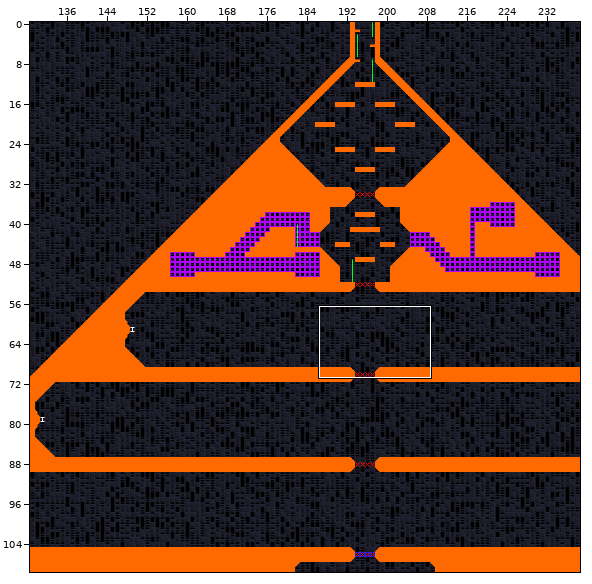
Two versions of a level (Tiled map, Assets/tiled/TiledPrefab_9_doom_temple_2,-1.tmx). The first picture is a wide view before the edit; the outline marks the close-up.
Close-up. The starting point:
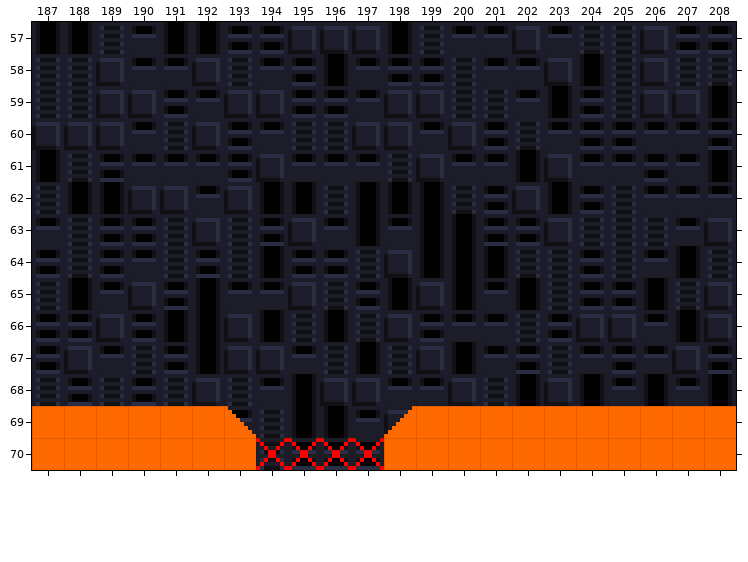
Cells are 8x8 px. Shown: x 187..208, y 57..70. The commit also changed other parts of the map, which this record leaves out.
Now the later version:
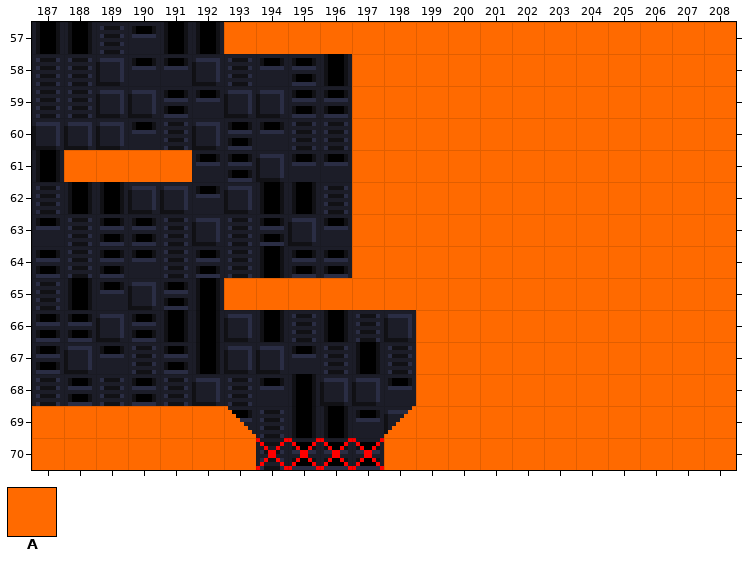
Key: from "Prototype Orange": A 0.
_ is an empty cell, . an unchanged one.
Edits made:
--- layer "GeometryPrototype"
@@ x 188..208 @@
-57 .....________________
-58 .........____________
-59 .........____________
-60 .........____________
-61 ____.....____________
-62 .........____________
-63 .........____________
-64 .........____________
-65 .....________________
-66 ...........__________
-67 ...........__________
-68 ...........__________
+57 .....AAAAAAAAAAAAAAAA
+58 .........AAAAAAAAAAAA
+59 .........AAAAAAAAAAAA
+60 .........AAAAAAAAAAAA
+61 AAAA.....AAAAAAAAAAAA
+62 .........AAAAAAAAAAAA
+63 .........AAAAAAAAAAAA
+64 .........AAAAAAAAAAAA
+65 .....AAAAAAAAAAAAAAAA
+66 ...........AAAAAAAAAA
+67 ...........AAAAAAAAAA
+68 ...........AAAAAAAAAA
